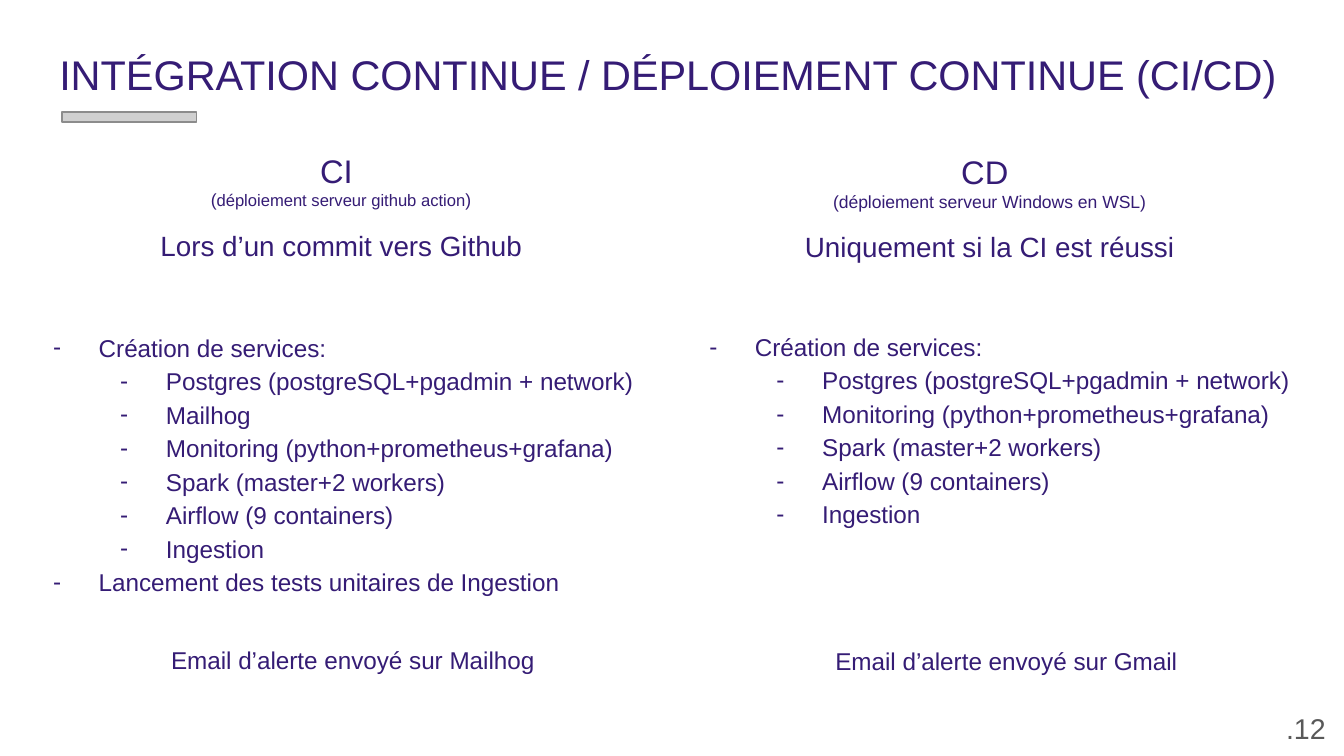
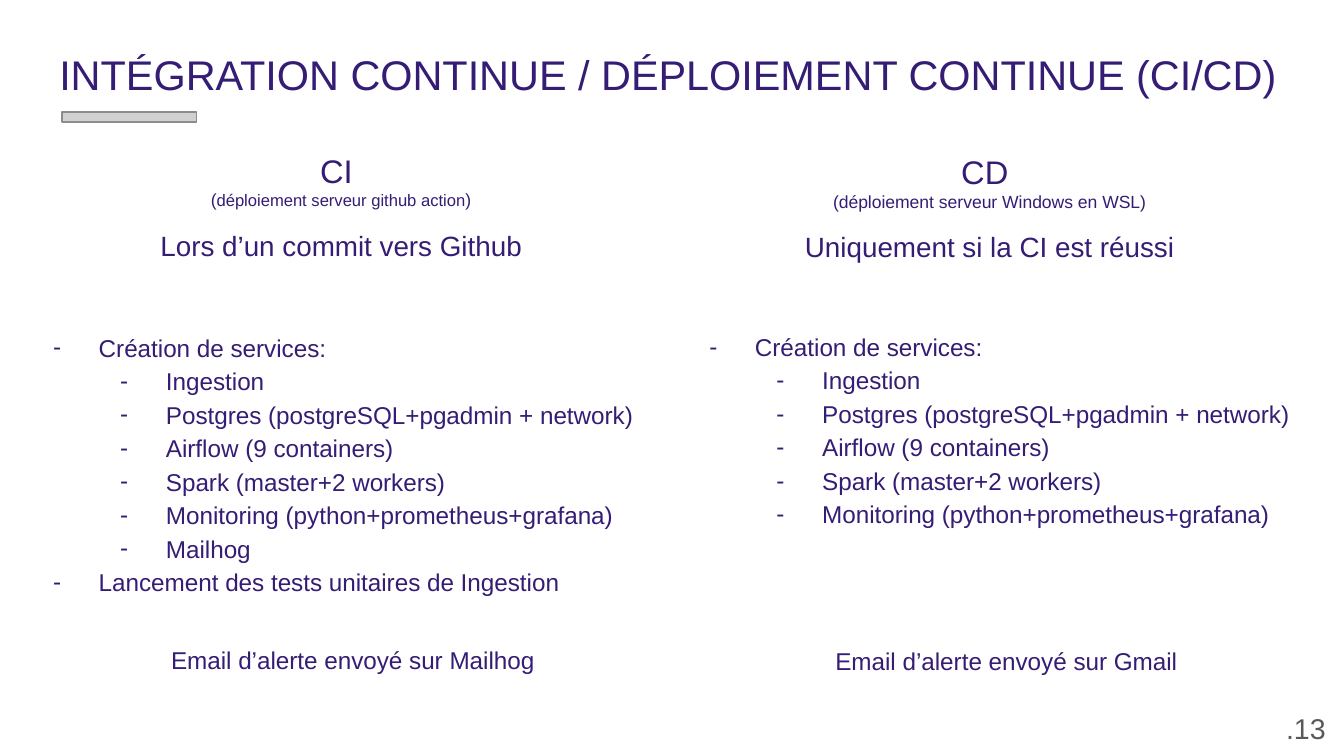
Before and after one commit to gaetancorin/btc_eth_streaming_data, a slide deck: slide 13 of _documentation/DOSSIER DE VALIDATION.pptx (slide 12 before the commit). Drawn at 1344x756 pixels with LibreOffice and Linux fonts; fonts in the diff are those of the drawing; grey boxes stand for pictures; background and template pictures are left out. Boxes give left, top, right and bottom in pixels: in the first picture for what was removed or moved away, otherwise in the second. Text is boxed around its words. In the diff, an @@ line names an element or a change of style, - is before the commit and + after.

```diff
--- a/_documentation/DOSSIER DE VALIDATION.pptx
+++ b/_documentation/DOSSIER DE VALIDATION.pptx
@@ text at [166,372,264,395]: paragraph added @@
+  – Ingestion
@@ text at [822,371,920,394]: paragraph added @@
+  – Ingestion
@@ text at [166,439,613,529]: paragraphs added @@
+  – Airflow (9 containers)
+  – Spark (master+2 workers)
+  – Monitoring (python+prometheus+grafana)
@@ text at [166,439,613,563]: paragraphs removed @@
-  – Monitoring (python+prometheus+grafana)
-  – Spark (master+2 workers)
-  – Airflow (9 containers)
-  – Ingestion
@@ text at [822,438,1101,495]: paragraphs added @@
+  – Airflow (9 containers)
+  – Spark (master+2 workers)
@@ text at [822,438,1101,528]: paragraphs removed @@
-  – Spark (master+2 workers)
-  – Airflow (9 containers)
-  – Ingestion
@@ text at [1286,719,1326,740]: text changed @@
-.12
+.13
```
Also in this commit, not shown: 15 other slides changed, 6 slides added, 8 slides removed, 24 other files.
